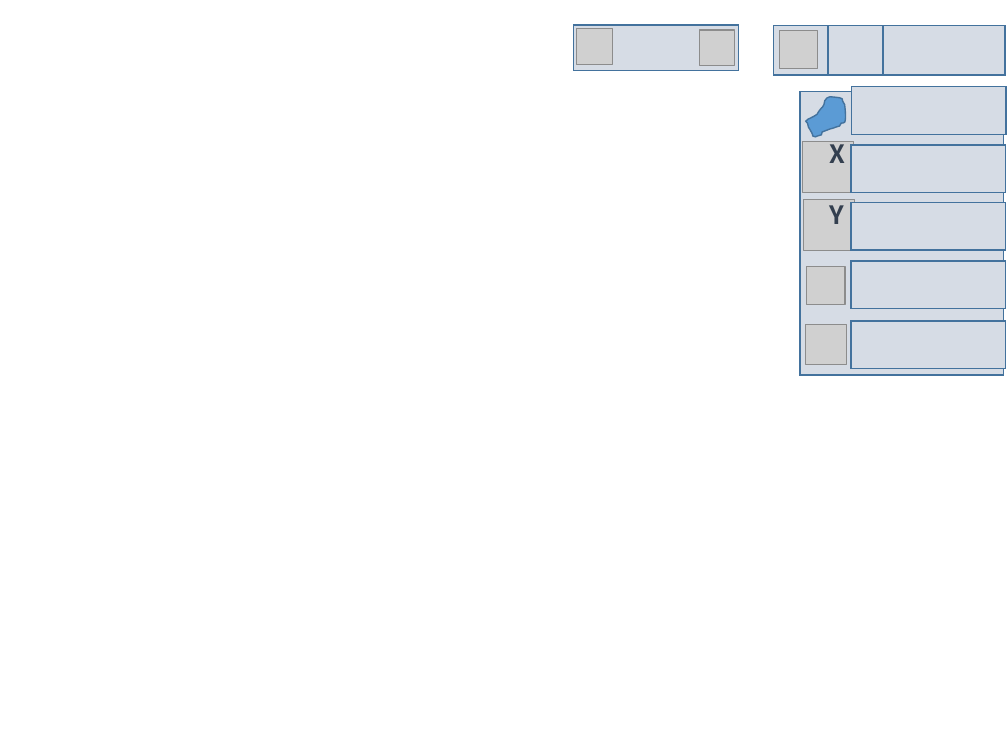
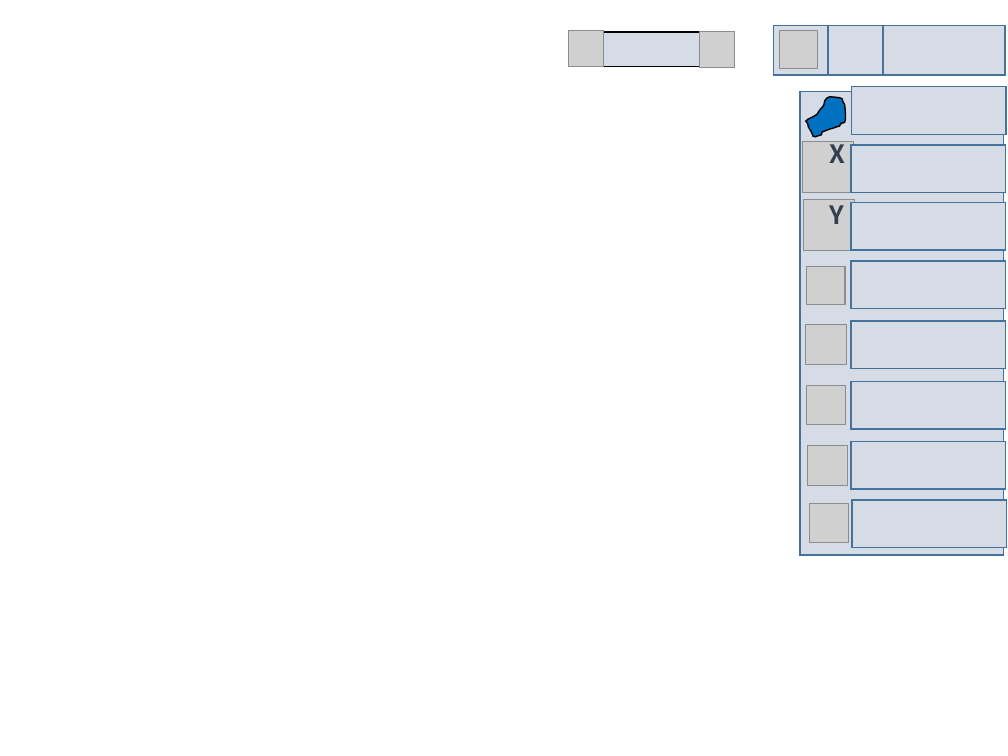
Before and after one commit to PokerM/test1, a slide deck: slide 6 of UiMaking.pptx. Drawn at 1008x756 pixels with LibreOffice and Linux fonts; fonts in the diff are those of the drawing; grey boxes stand for pictures; background and template pictures are left out. Boxes give left, top, right and bottom in pixels: in the first picture for what was removed or moved away, otherwise in the second. Text is boxed around its words. In the diff, an @@ line names an element or a change of style, - is before the commit and + after.

```diff
--- a/UiMaking.pptx
+++ b/UiMaking.pptx
@@ picture: place and size @@
-picture at bbox=[577, 29, 612, 65]
+picture at bbox=[569, 30, 604, 66]
@@ rectangle: place and size @@
-rectangle at bbox=[574, 25, 739, 71]
+rectangle at bbox=[601, 32, 702, 67]
@@ rectangle at bbox=[601, 32, 702, 67]: outline #43739E 1 pt to #000000 1 pt @@
@@ rectangle: place and size @@
-rectangle at bbox=[800, 92, 1004, 375]
+rectangle at bbox=[800, 92, 1004, 555]
@@ freeform shape at bbox=[805, 97, 845, 137]: fill #5B9BD5 to #0070C0; outline #43739E 1 pt to #000000 1 pt @@
@@ picture added at bbox=[806, 386, 845, 424] @@
@@ rectangle added at bbox=[851, 381, 1006, 428], fill #D6DCE5, outline #43739E 1 pt @@
@@ picture added at bbox=[807, 446, 847, 485] @@
@@ rectangle added at bbox=[851, 442, 1006, 489], fill #D6DCE5, outline #43739E 1 pt @@
@@ picture added at bbox=[809, 504, 849, 543] @@
@@ rectangle added at bbox=[852, 500, 1007, 547], fill #D6DCE5, outline #43739E 1 pt @@
```
Also in this commit, not shown: 39 other files.
